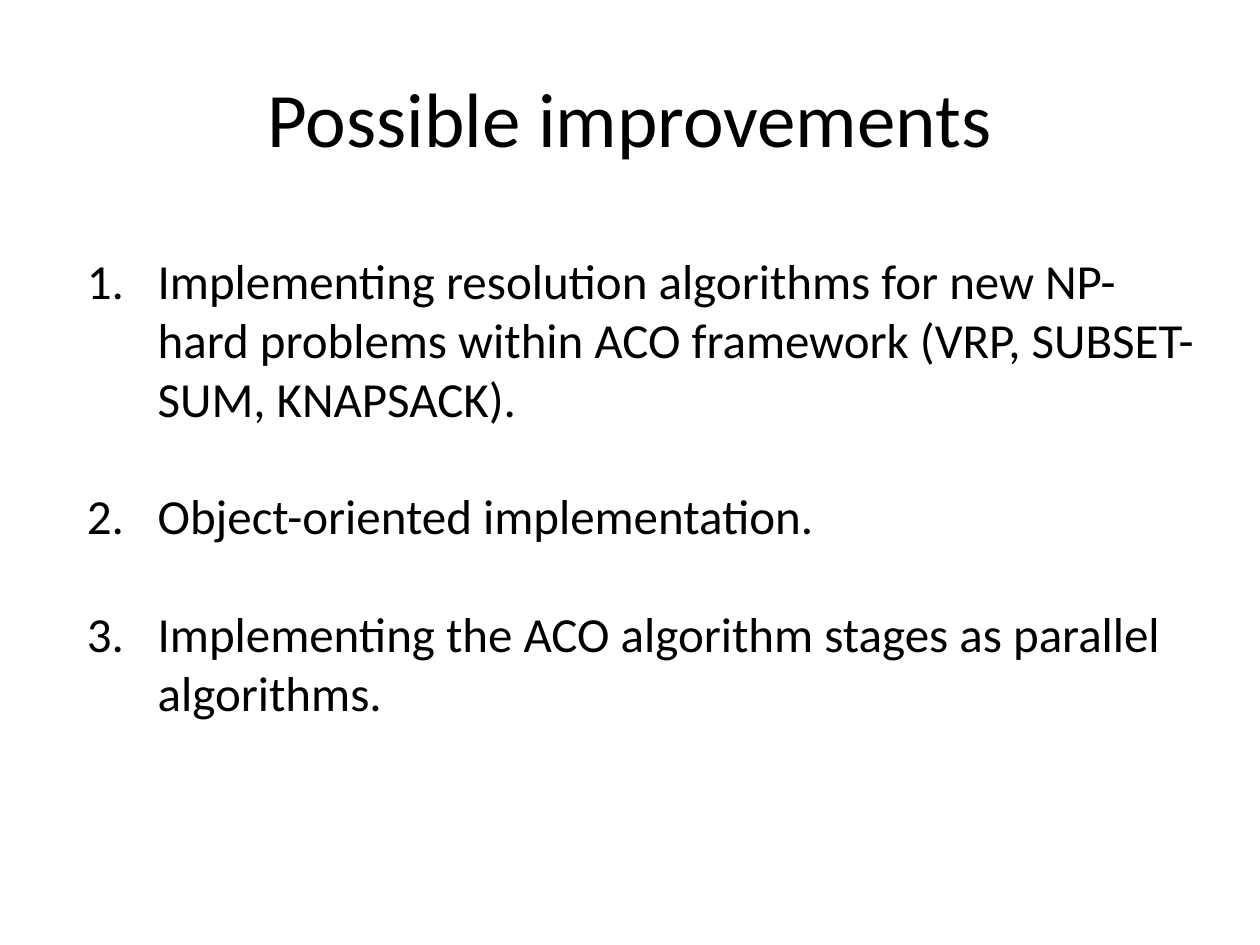
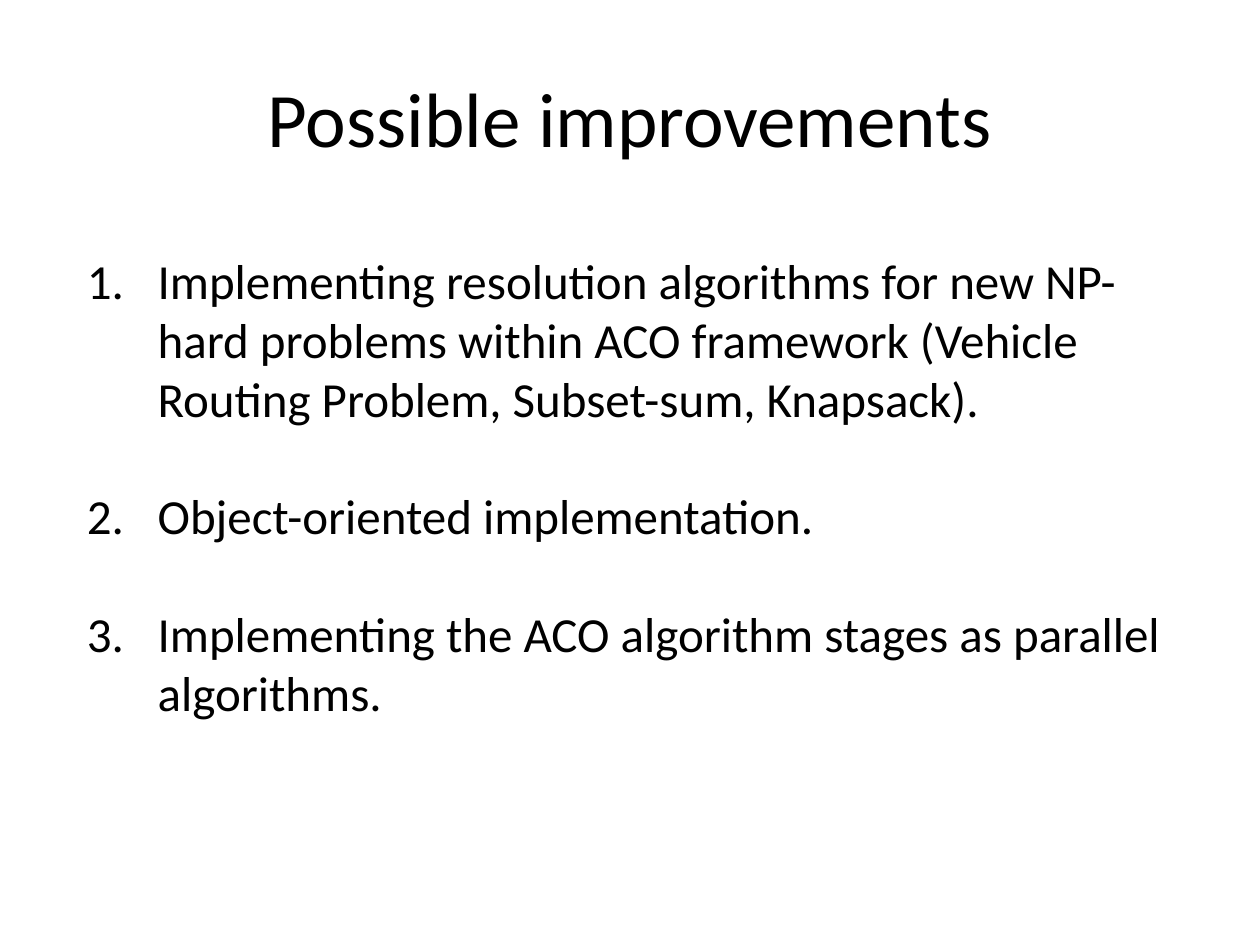
Before and after one commit to ElderMayday/preparatory-work, a slide deck: slide 7 of slides/slides.pptx. Drawn at 1260x945 pixels with LibreOffice and Linux fonts; fonts in the diff are those of the drawing. Boxes give left, top, right and bottom in pixels: in the first picture for what was removed or moved away, otherwise in the second. Text is boxed around its words. In the diff, an @@ line names an element or a change of style, - is before the commit and + after.

```diff
--- a/slides/slides.pptx
+++ b/slides/slides.pptx
@@ text at bbox=[158, 265, 1115, 426]: text changed @@
-1. Implementing resolution algorithms for new NP-hard problems within ACO framework (VRP, SUBSET-SUM, KNAPSACK).
+1. Implementing resolution algorithms for new NP-hard problems within ACO framework (Vehicle Routing Problem, Subset-sum, Knapsack).
```
Also in this commit, not shown: 1 other slide changed, 2 slides added, 2 slides removed.
